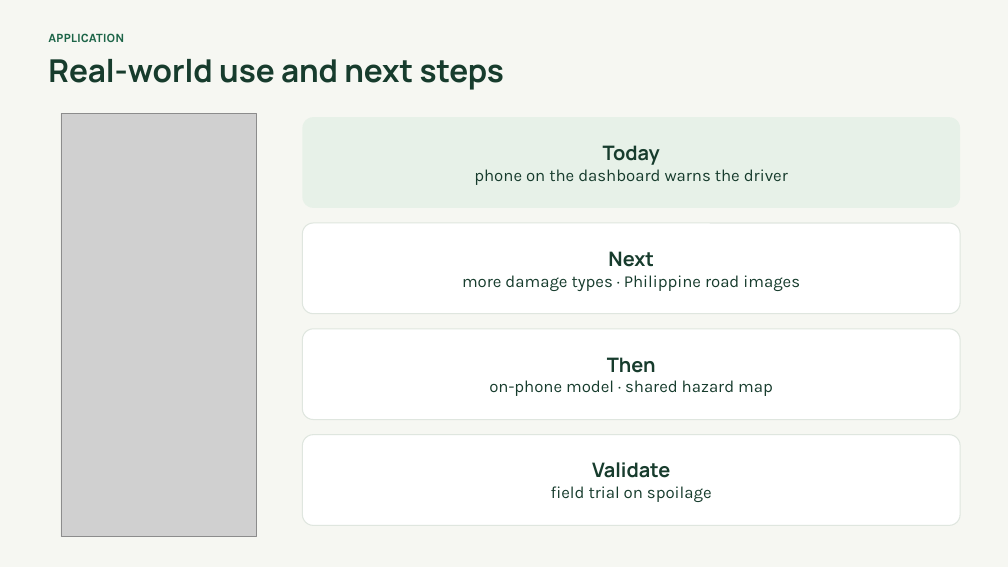
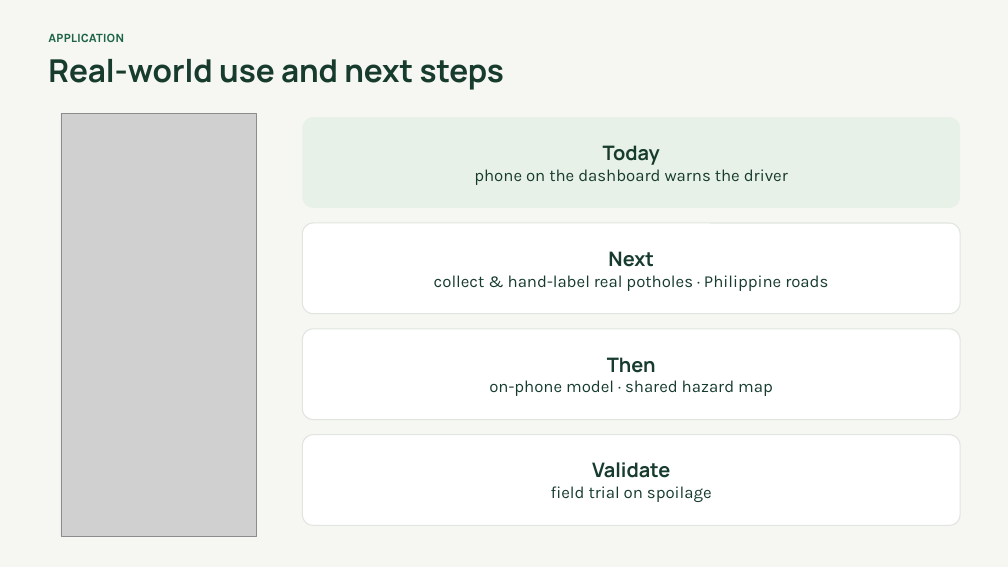
Before and after one commit to Nezraaaa/AniRoute, a slide deck: slide 17 of presentation/AniRoute_CSST106.pptx (slide 16 before the commit). Drawn at 1008x567 pixels with LibreOffice and Linux fonts; fonts in the diff are those of the drawing; grey boxes stand for pictures. Boxes give left, top, right and bottom in pixels: in the first picture for what was removed or moved away, otherwise in the second. Text is boxed around its words. In the diff, an @@ line names an element or a change of style, - is before the commit and + after.

```diff
--- a/presentation/AniRoute_CSST106.pptx
+++ b/presentation/AniRoute_CSST106.pptx
@@ text in rounded rectangle at (x1=434, y1=275, x2=828, y2=291): text changed @@
-more damage types · Philippine road images
+collect & hand-label real potholes · Philippine roads
```
Also in this commit, not shown: 7 other slides changed, 1 slide added, 20 other files.
